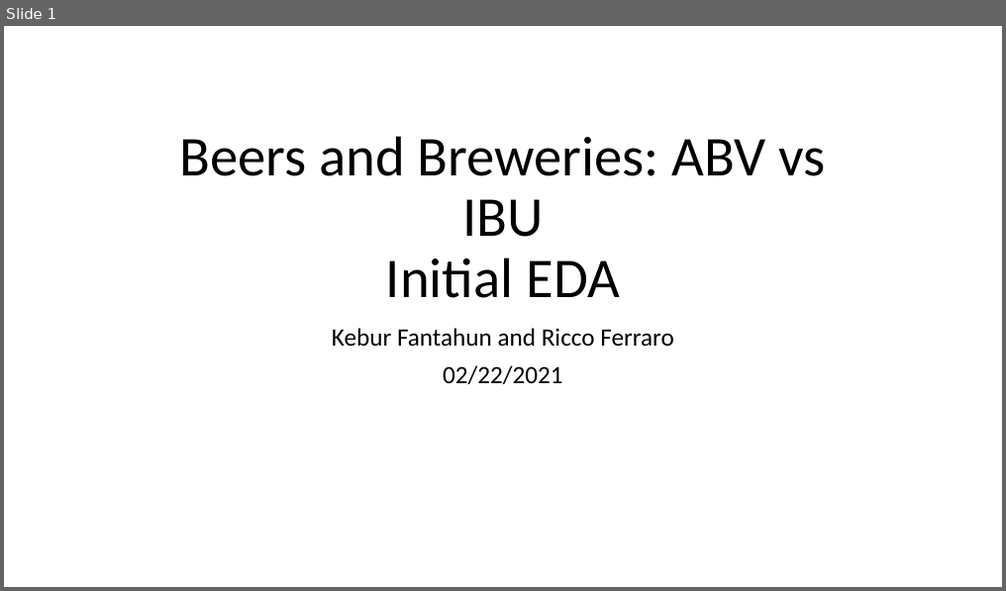
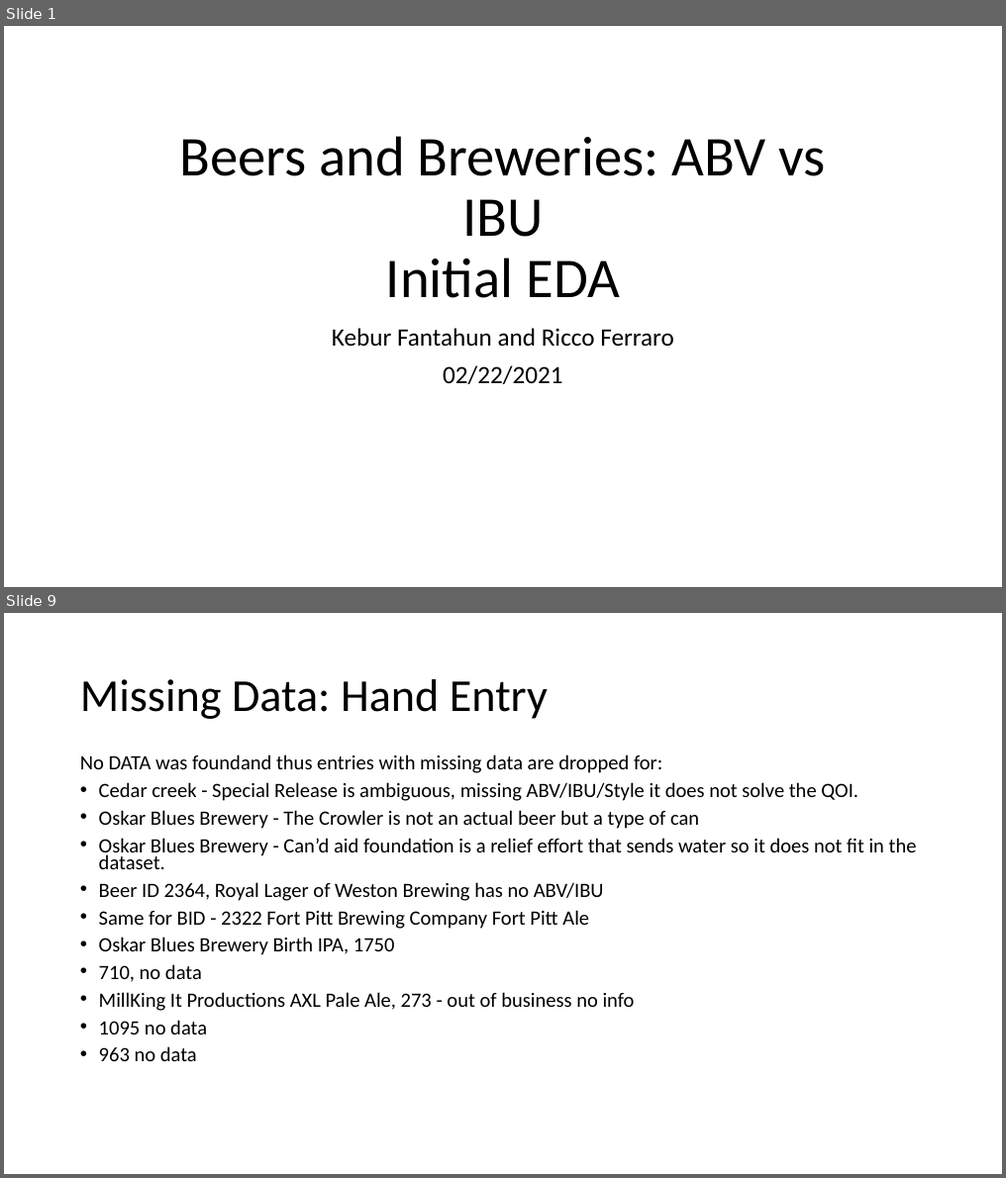
Before and after one commit to RiccoFerraro/dds_case_study_1, a slide deck: Beers_and_Breweries.pptx. Shown one above the other, each under a label of ours: slide 1 before the commit, slides 1 and 9 after it; the slides between them are not shown. The pictures are 1006x591 and 1006x1178 pixels, drawn with LibreOffice and Linux fonts; fonts in the diff are those of the drawing. Boxes give left, top, right and bottom in pixels: in the first picture for what was removed or moved away, otherwise in the second. Text is boxed around its words. In the diff, an @@ line names an element or a change of style, - is before the commit and + after.

```diff
--- a/Beers_and_Breweries.pptx
+++ b/Beers_and_Breweries.pptx
@@ slide 9 added at [4,613,1002,1174], background #FFFFFF @@
@@ title added at [80,679,548,719], 44 pt, text #000000 @@
+Missing Data: Hand Entry
@@ text added at [80,755,917,1061], 19.6 pt, text #000000 @@
+No DATA was foundand thus entries with missing data are dropped for:
+• Cedar creek - Special Release is ambiguous, missing ABV/IBU/Style it does not solve the QOI.
+• Oskar Blues Brewery - The Crowler is not an actual beer but a type of can
+• Oskar Blues Brewery - Can’d aid foundation is a relief effort that sends water so it does not fit in the dataset.
+• Beer ID 2364, Royal Lager of Weston Brewing has no ABV/IBU
+• Same for BID - 2322 Fort Pitt Brewing Company Fort Pitt Ale
+• Oskar Blues Brewery Birth IPA, 1750
+• 710, no data
+• MillKing It Productions AXL Pale Ale, 273 - out of business no info
+• 1095 no data
+• 963 no data
```
Also in this commit, not shown: 6 slides changed, 12 other slides added, 2 slides removed, 3 other files.
